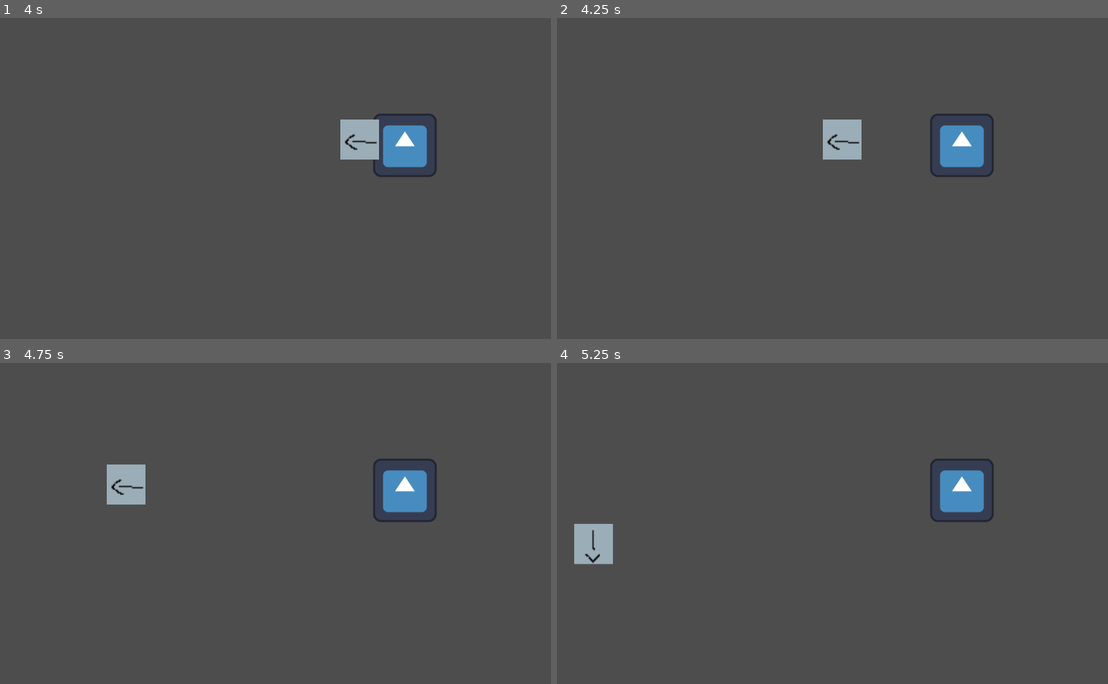
Above: before the commit, frames 1-4 (two rows, left to right).
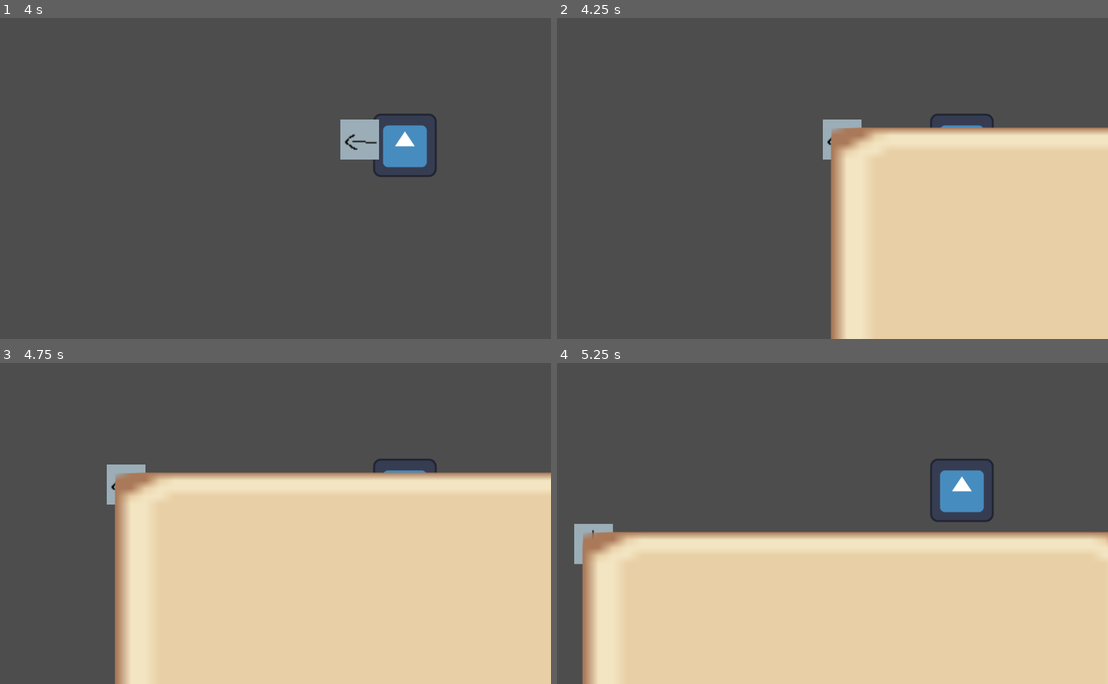
Above: after the commit, the same moments.

Repository: xern0/SleepyShrimpStudios-ChemicalCleanse
Game: Godot game, scene res://world.tscn
Two runs of this game, one before a commit and one after it. Both use one fixed random seed, a clock stepped at 60 frames per second and the inputs below. This scene is started directly instead of the project's main scene. The engine's default icon, where the game draws it, is replaced by a stand-in: a white triangle on a blue panel in a dark square.
Inputs:
- Up to frame 1 (4 s): tap Enter at 0.5, 3.5 s; hold D (right) 0.53-1.28 s; hold E (interact) 0.53-1.28 s; hold S (down) 1.28-2.03 s; tap Space (roll) at 1.35, 2.75, 3.6 s; hold D (right) 2.03-2.78 s; hold Shift (run) 2.03-2.78 s; hold W (up) 2.78-3.53 s; tap E (interact) at 2.85 s; hold A (left) from 3.53 s (still down)
- Up to frame 2 (4.25 s): keep holding A (left); tap U (inventory) at 4.15 s
- Up to frame 3 (4.75 s): keep holding A (left); tap Shift (run) at 4.35 s
- Up to frame 4 (5.25 s): release A (left) at 5.03 s; hold S (down) from 5.03 s (still down); hold E (interact) from 5.03 s (still down)

Frame 1 is identical in both runs. In frame 2, 33% of the frame differs, in the area x 49-100%, y 34-100%; in frame 3, 52%, in the area x 20-100%, y 34-100%; in frame 4, 45%.

Commit message:
unable to fix the ordering of the boxes

Diff:
--- a/chemical-cleanse/Inv_UI.tscn
+++ b/chemical-cleanse/Inv_UI.tscn
@@ -1,15 +1,27 @@
-[gd_scene load_steps=2 format=3 uid="uid://dbu4hbmyjoogq"]
+[gd_scene load_steps=3 format=3 uid="uid://dbu4hbmyjoogq"]
 
 [ext_resource type="Script" uid="uid://bntbpj60k1ydk" path="res://assets/Items/Inv_UI.gd" id="1_ifgqb"]
+[ext_resource type="Texture2D" uid="uid://dqf82m1bsrwt3" path="res://assets/emojis-free/emoji style ui/Inventory_Blocks_Spritesheet.png" id="2_k3k8b"]
 
 [node name="Inv_UI" type="Control"]
 layout_mode = 3
 anchors_preset = 0
-offset_right = 40.0
-offset_bottom = 40.0
+offset_right = 1144.0
+offset_bottom = 656.0
+size_flags_stretch_ratio = 0.0
 script = ExtResource("1_ifgqb")
 
-[node name="ColorRect" type="ColorRect" parent="."]
+[node name="NinePatchRect" type="NinePatchRect" parent="."]
 layout_mode = 0
-offset_right = 40.0
-offset_bottom = 40.0
+offset_right = 1144.0
+offset_bottom = 658.0
+texture = ExtResource("2_k3k8b")
+region_rect = Rect2(2.4462242, 97.61566, 43.14836, 44.772766)
+patch_margin_left = 2
+patch_margin_top = 2
+patch_margin_right = 2
+patch_margin_bottom = 2
+
+[node name="GridContainer" type="GridContainer" parent="NinePatchRect"]
+layout_mode = 1
+columns = 6
--- a/chemical-cleanse/assets/Items/Inv_UI.gd
+++ b/chemical-cleanse/assets/Items/Inv_UI.gd
@@ -5,8 +5,9 @@
 func _ready():
 	close()
 
-func _process(delta):
-	if Input.is_action_just_pressed("u"):
+func _process(_delta):
+	if Input.is_action_just_pressed("inventory"):
+		print("u")
 		if is_open:
 			close()
 		else:
@@ -18,4 +19,4 @@
 
 func close():
 	visible = false
-	is_open = true
+	is_open = false
--- a/chemical-cleanse/fred.tscn
+++ b/chemical-cleanse/fred.tscn
@@ -49,9 +49,5 @@
 position = Vector2(21, 1)
 
 [node name="Inv_UI" parent="." instance=ExtResource("7_johly")]
-offset_left = 189.0
-offset_top = 18.0
-offset_right = 1050.0
-offset_bottom = 523.0
 
 [connection signal="timeout" from="timer" to="." method="_on_timer_timeout"]
--- /dev/null
+++ b/chemical-cleanse/inv_ui_slots.tscn
@@ -0,0 +1,17 @@
+[gd_scene load_steps=3 format=3 uid="uid://cvwig44k2ivfa"]
+
+[ext_resource type="Texture2D" uid="uid://c1jy87q1v77dn" path="res://assets/Sprite sheets/Dialouge UI/dialog box.png" id="1_fumkd"]
+
+[sub_resource type="CanvasItemMaterial" id="CanvasItemMaterial_udbp3"]
+blend_mode = 2
+
+[node name="inv_UI_slots" type="Panel"]
+offset_right = 315.0
+offset_bottom = 260.0
+
+[node name="Sprite2D" type="Sprite2D" parent="."]
+material = SubResource("CanvasItemMaterial_udbp3")
+position = Vector2(-65, -95.00001)
+scale = Vector2(9.8125, 9)
+texture = ExtResource("1_fumkd")
+centered = false
